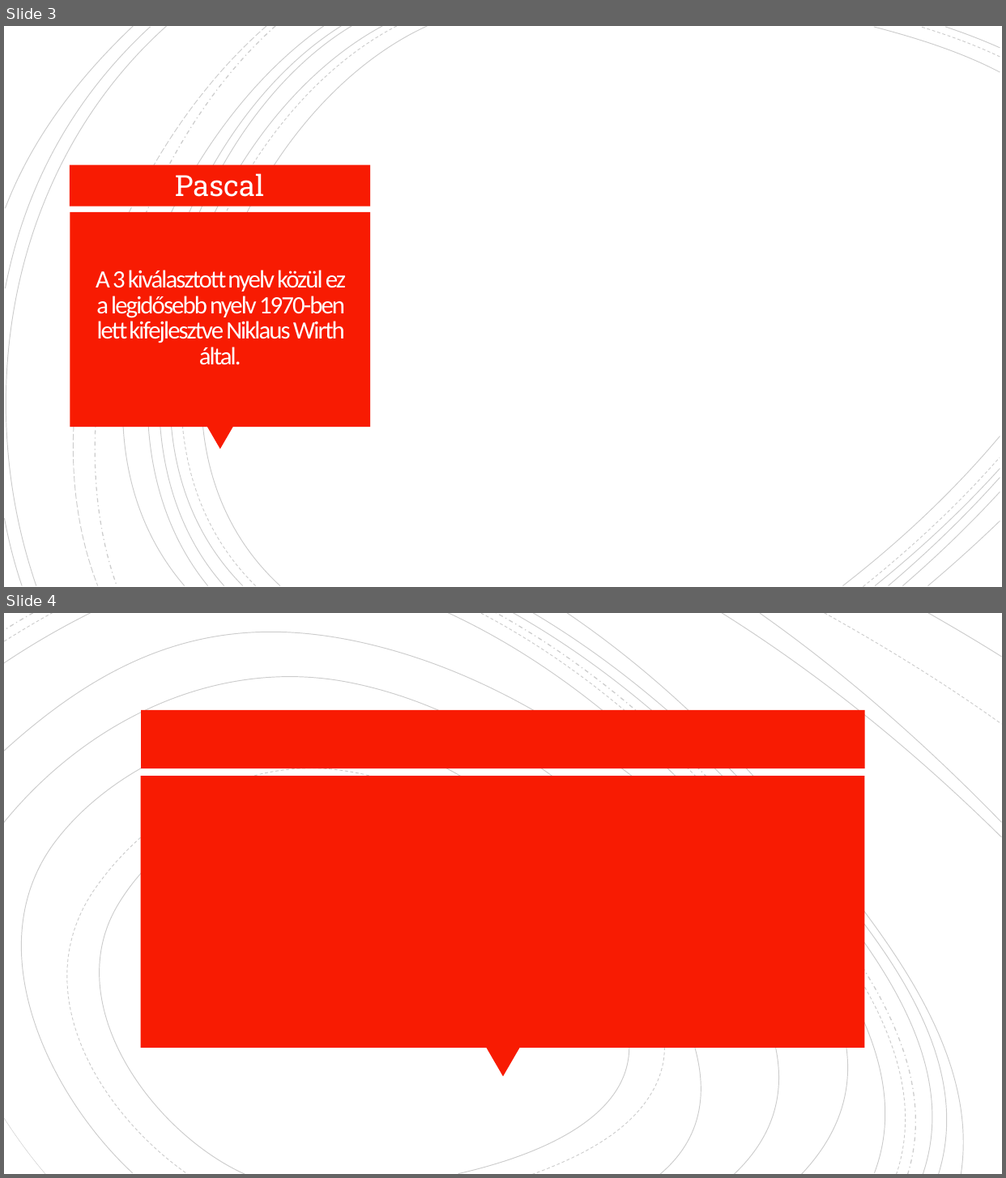
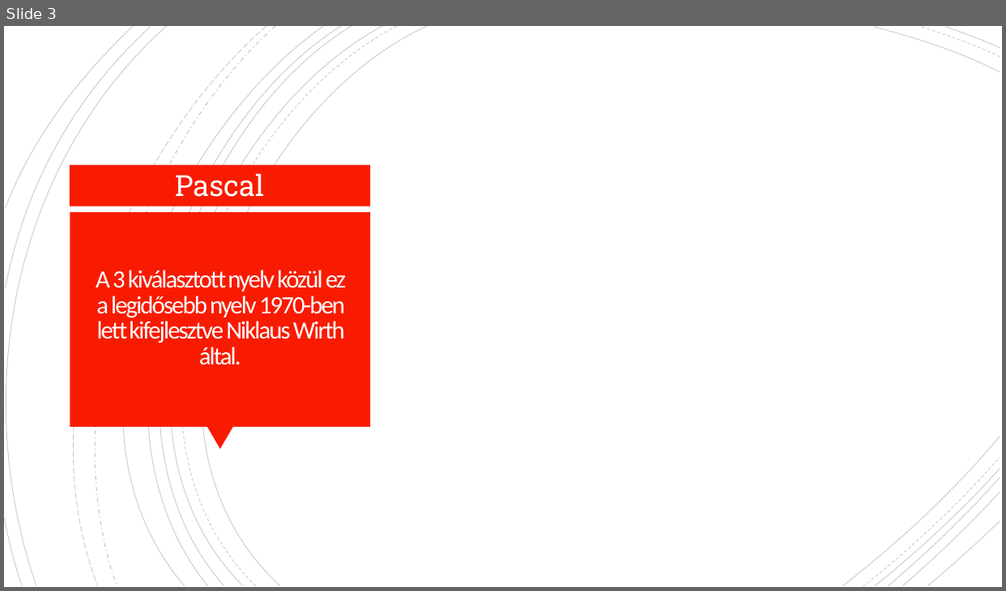
Before and after one commit to Minecraftprovsnoob/Projekt-munka, a slide deck: projekt ppt.pptx. Shown one above the other, each under a label of ours: slides 3 and 4 before the commit, slide 3 after it. The pictures are 1006x1178 and 1006x591 pixels, drawn with LibreOffice and Linux fonts; fonts in the diff are those of the drawing. Boxes give left, top, right and bottom in pixels: in the first picture for what was removed or moved away, otherwise in the second. Text is boxed around its words. In the diff, an @@ line names an element or a change of style, - is before the commit and + after.

```diff
--- a/projekt ppt.pptx
+++ b/projekt ppt.pptx
@@ slide 4 removed at box(4, 613, 1002, 1174), background #FFFFFF @@
@@ group removed at box(4, 613, 1002, 1174): 19 freeform shapes @@
@@ rectangle removed at box(141, 710, 865, 769) @@
@@ rectangle removed at box(141, 776, 865, 1048) @@
@@ triangle removed at box(486, 1048, 520, 1076) @@
```
Also in this commit, not shown: 1 slide added.
